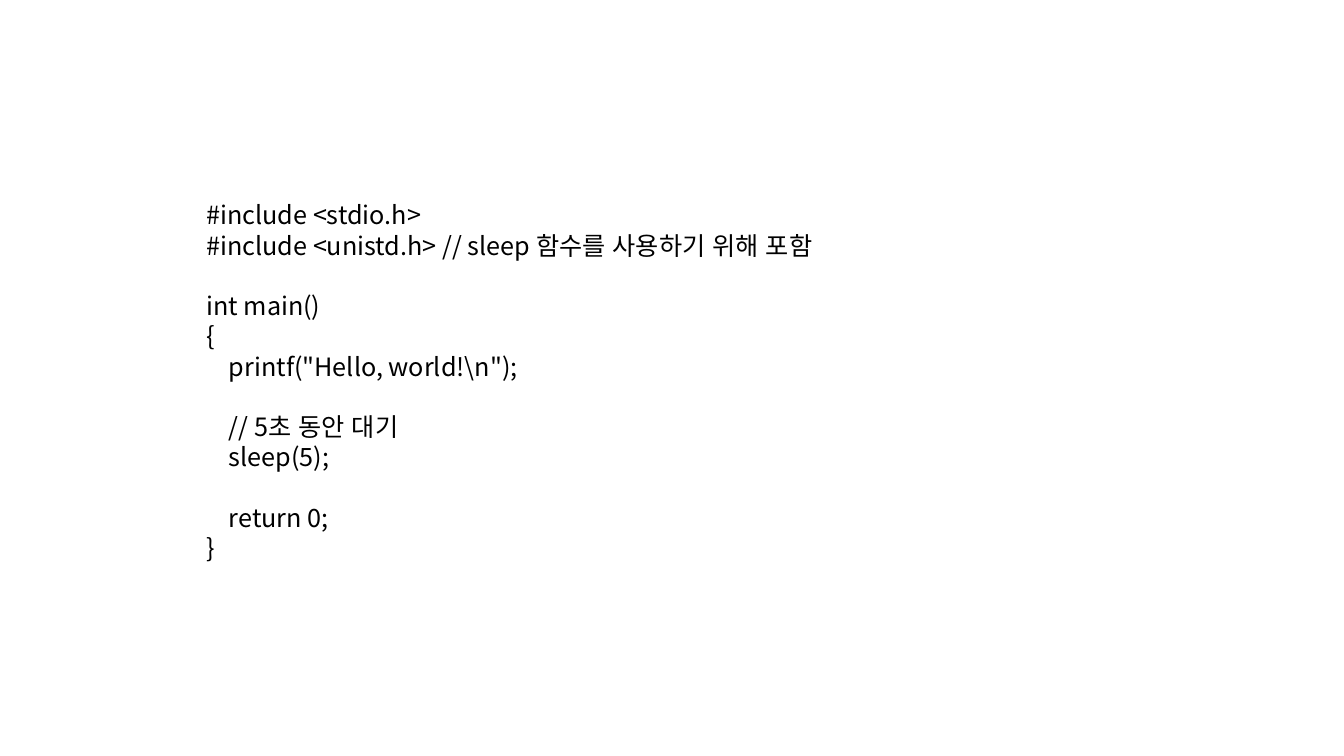
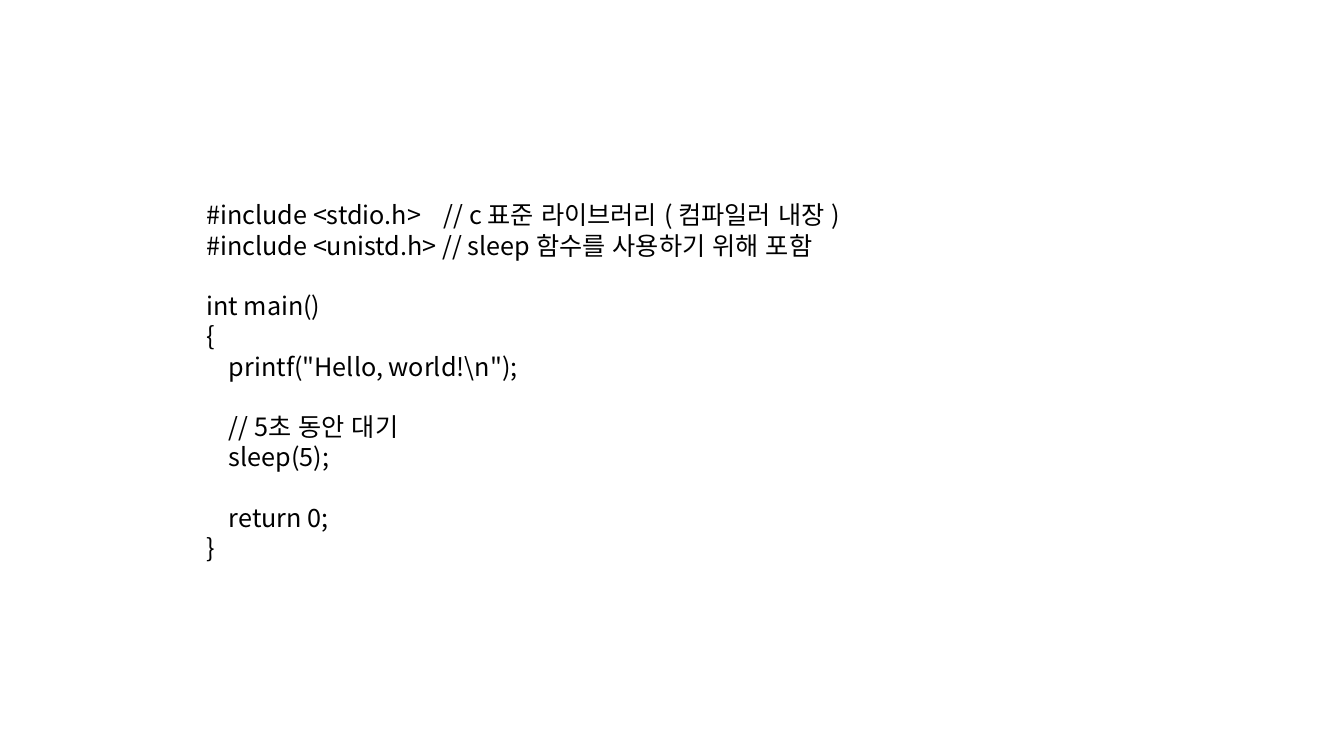
Before and after one commit to Pacman18/SantaClass, a slide deck: slide 9 of Week_1.pptx. Drawn at 1344x756 pixels with LibreOffice and Linux fonts; fonts in the diff are those of the drawing. Boxes give left, top, right and bottom in pixels: in the first picture for what was removed or moved away, otherwise in the second. Text is boxed around its words. In the diff, an @@ line names an element or a change of style, - is before the commit and + after.

```diff
--- a/Week_1.pptx
+++ b/Week_1.pptx
@@ text at (206,203,824,226): text changed @@
-#include <stdio.h>
+#include <stdio.h> // c 표준 라이브러리 ( 컴파일러 내장 )
```
Also in this commit, not shown: 1 other file.
